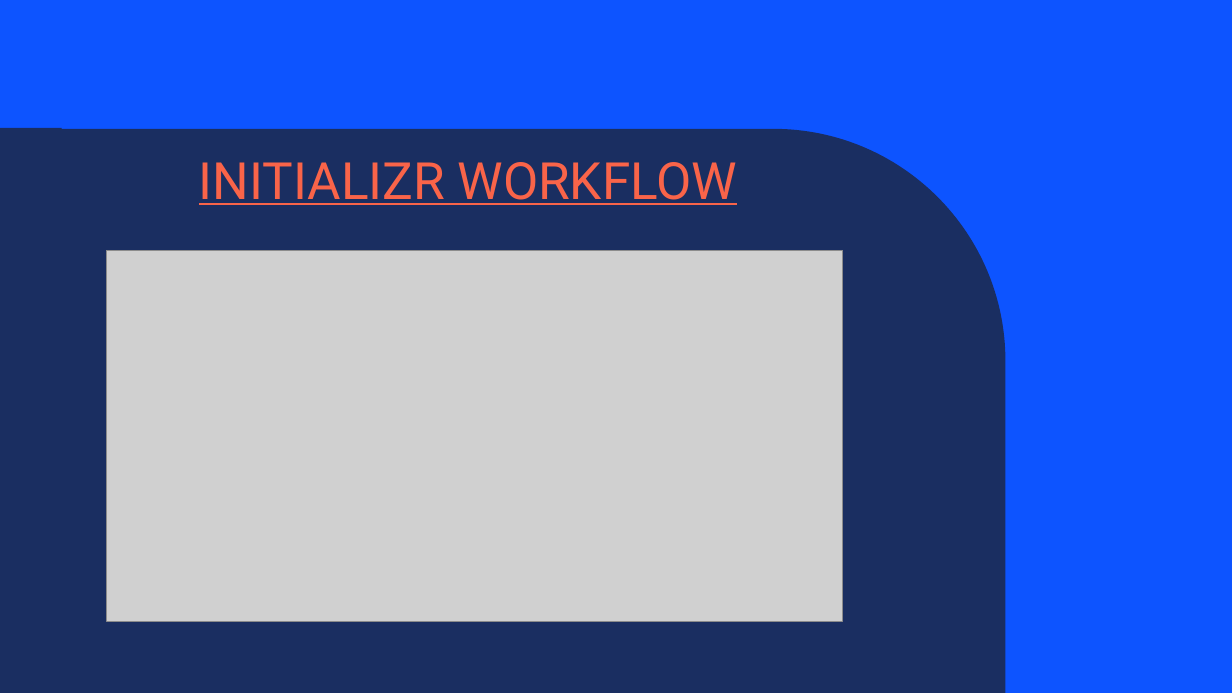
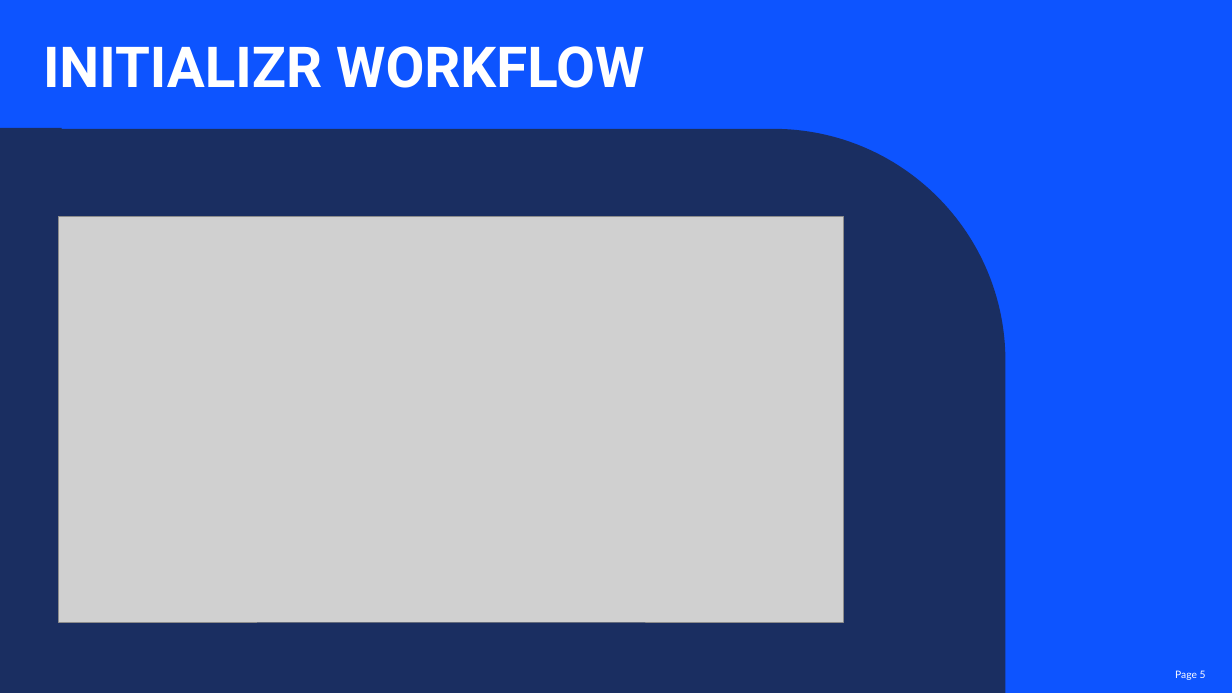
Before and after one commit to Tunir10Chaudhuri/Case_Study_Group_4, a slide deck: slide 5 of Case_Study_Group_4.pptx. Drawn at 1232x693 pixels with LibreOffice and Linux fonts; fonts in the diff are those of the drawing; grey boxes stand for pictures; background and template pictures are left out. Boxes give left, top, right and bottom in pixels: in the first picture for what was removed or moved away, otherwise in the second. Text is boxed around its words. In the diff, an @@ line names an element or a change of style, - is before the commit and + after.

```diff
--- a/Case_Study_Group_4.pptx
+++ b/Case_Study_Group_4.pptx
@@ text "INITIALIZR WORKFLOW": place and size @@
-text "INITIALIZR WORKFLOW" at (199, 162, 738, 205)
+text "INITIALIZR WORKFLOW" at (43, 46, 644, 88)
@@ text "INITIALIZR WORKFLOW" at (43, 46, 644, 88): size 40 to 44 pt, text colour #F96449 to #FFFFFF, bold on, underline off @@
@@ picture: place and size @@
-picture at (107, 250, 843, 621)
+picture at (59, 216, 844, 622)
@@ page number added at (1175, 670, 1206, 680), 8 pt, text #FFFFFF @@
+Page 5
```
Also in this commit, not shown: 9 other slides changed, 2 slides added, 1 slide removed.
